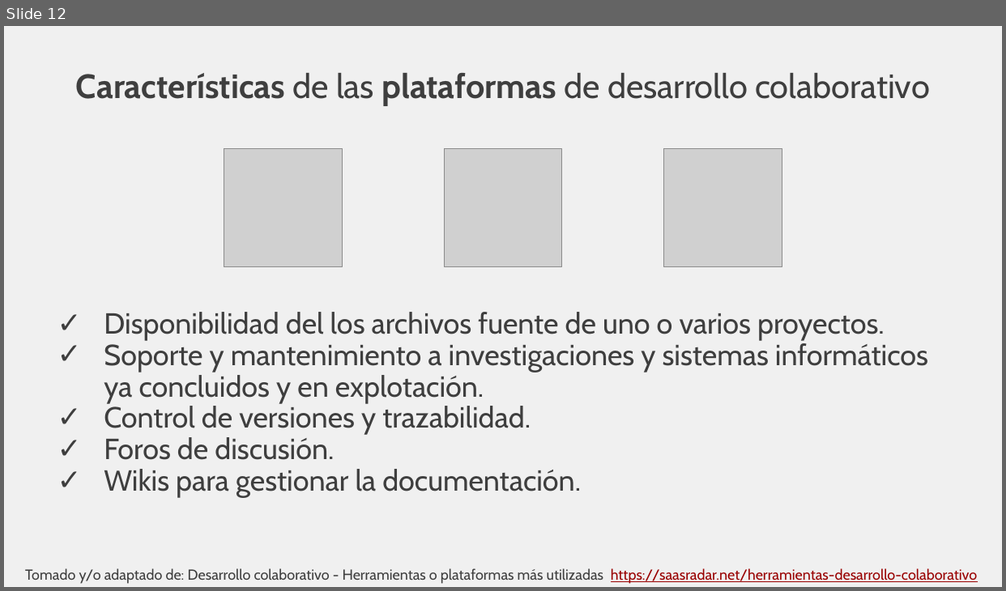
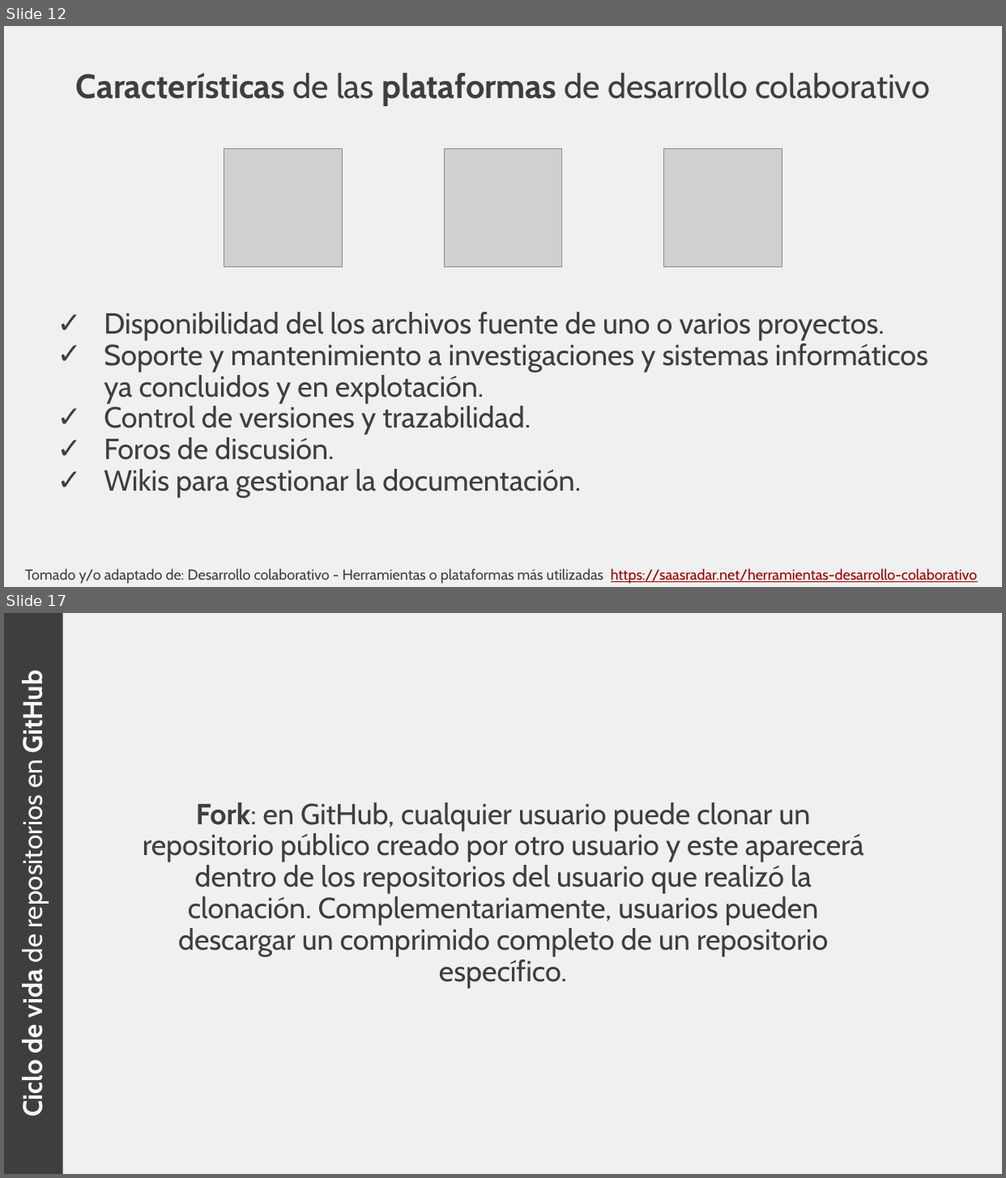
Before and after one commit to rcfdtools/R.TeachingResearchGuide, a slide deck: Section01/Section01.pptx. Shown one above the other, each under a label of ours: slide 12 before the commit, slides 12 and 17 after it; the slides between them are not shown. The pictures are 1006x591 and 1006x1178 pixels, drawn with LibreOffice and Linux fonts; fonts in the diff are those of the drawing; grey boxes stand for pictures. Boxes give left, top, right and bottom in pixels: in the first picture for what was removed or moved away, otherwise in the second. Text is boxed around its words. In the diff, an @@ line names an element or a change of style, - is before the commit and + after.

```diff
--- a/Section01/Section01.pptx
+++ b/Section01/Section01.pptx
@@ slide 17 added at (4,613,1002,1174), background #F0F0F0 @@
@@ rectangle added at (4,613,63,1174), fill #3E3E3E, 26 pt, text #F8F8F8, bold @@
+Ciclo de vida de repositorios en GitHub
@@ text added at (143,803,864,989), 28 pt, text #3E3E3E @@
+Fork: en GitHub, cualquier usuario puede clonar un repositorio público creado por otro usuario y este aparecerá dentro de los repositorios del usuario que realizó la clonación. Complementariamente, usuarios pueden descargar un comprimido completo de un repositorio específico.
```
Also in this commit, not shown: 1 slide changed, 10 other slides added, 1 slide removed, 2 other files.
